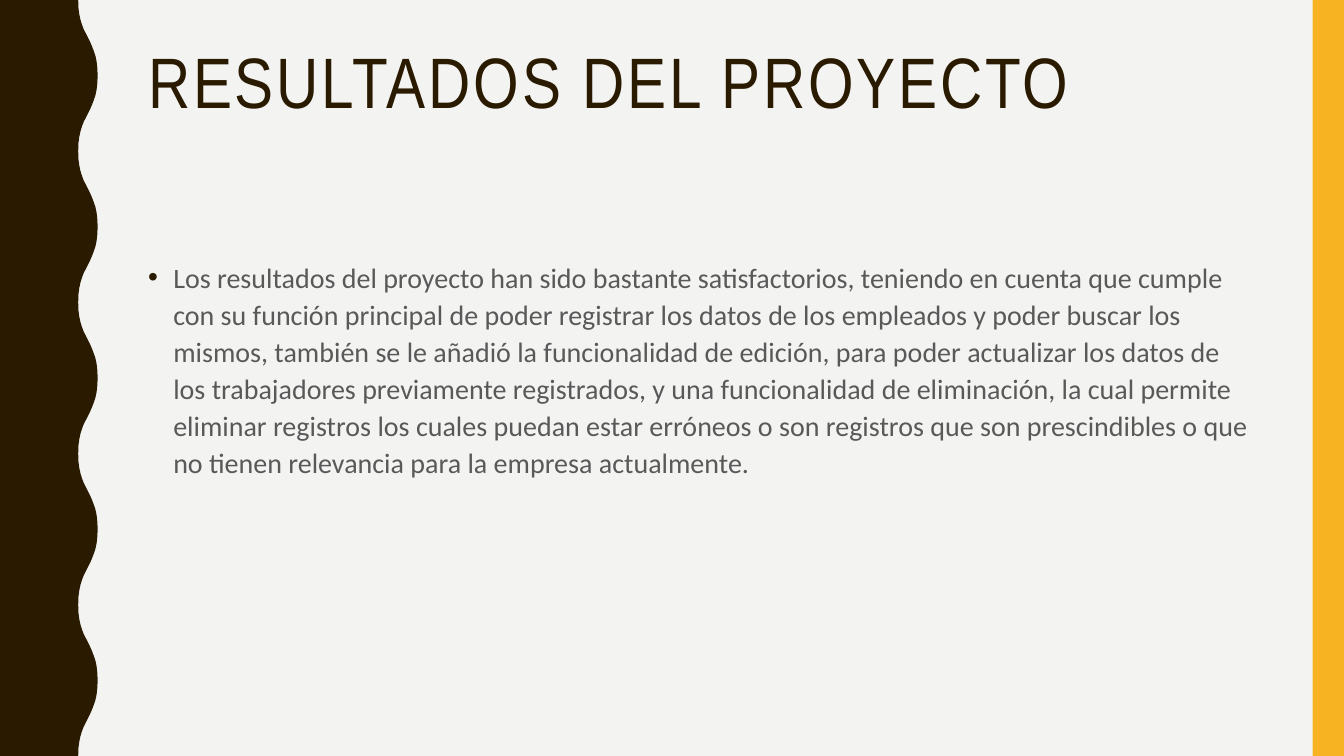
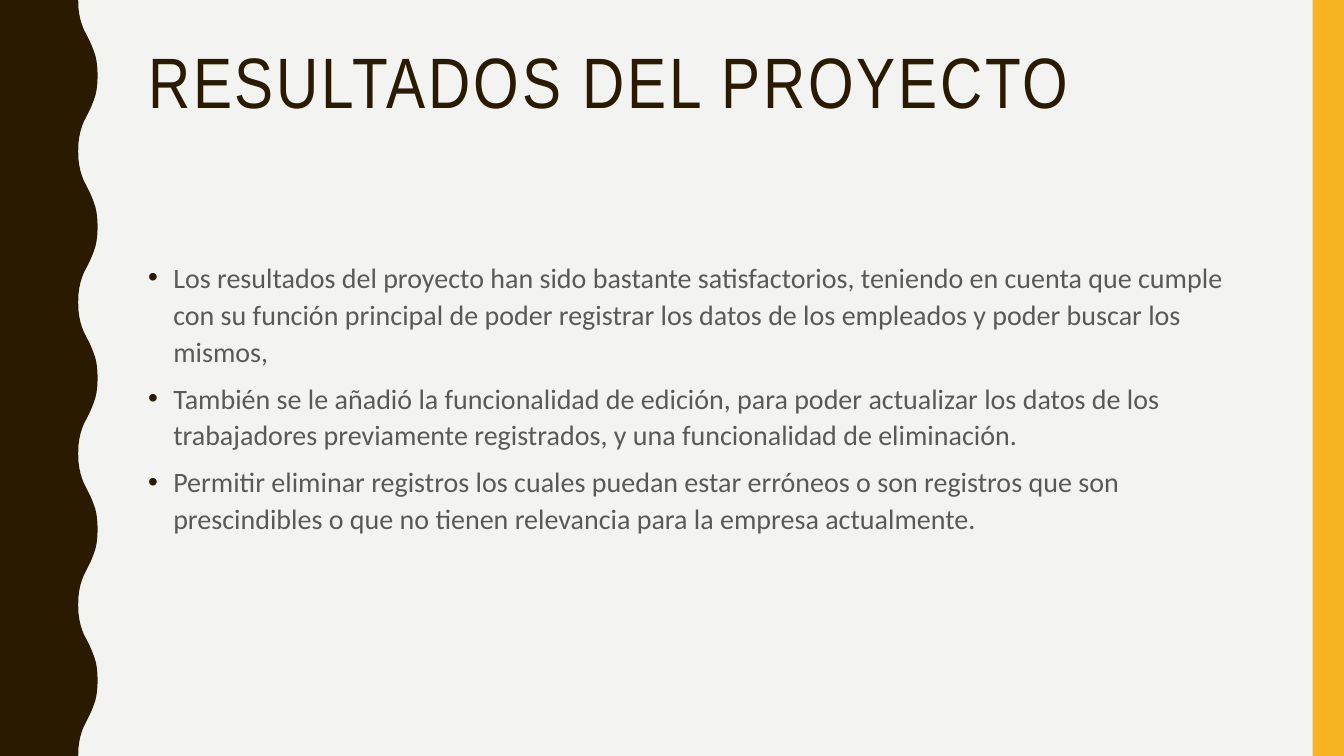
Before and after one commit to dahidalgo18/4618_G4_MDSW, a slide deck: slide 18 of PRESENTACION/Agenda de proyecto grupo 4.pptx (slide 12 before the commit). Drawn at 1344x756 pixels with LibreOffice and Linux fonts; fonts in the diff are those of the drawing. Boxes give left, top, right and bottom in pixels: in the first picture for what was removed or moved away, otherwise in the second. Text is boxed around its words. In the diff, an @@ line names an element or a change of style, - is before the commit and + after.

```diff
--- a/PRESENTACION/Agenda de proyecto grupo 4.pptx
+++ b/PRESENTACION/Agenda de proyecto grupo 4.pptx
@@ text at box(173, 268, 1222, 534): text changed @@
-• Los resultados del proyecto han sido bastante satisfactorios, teniendo en cuenta que cumple con su función principal de poder registrar los datos de los empleados y poder buscar los mismos, también se le añadió la funcionalidad de edición, para poder actualizar los datos de los trabajadores previamente registrados, y una funcionalidad de eliminación, la cual permite eliminar registros los cuales puedan estar erróneos o son registros que son prescindibles o que no tienen relevancia para la empresa actualmente.
+• Los resultados del proyecto han sido bastante satisfactorios, teniendo en cuenta que cumple con su función principal de poder registrar los datos de los empleados y poder buscar los mismos,
+• También se le añadió la funcionalidad de edición, para poder actualizar los datos de los trabajadores previamente registrados, y una funcionalidad de eliminación.
+• Permitir eliminar registros los cuales puedan estar erróneos o son registros que son prescindibles o que no tienen relevancia para la empresa actualmente.
```
Also in this commit, not shown: 3 other slides changed, 6 slides added, 2 other files.
